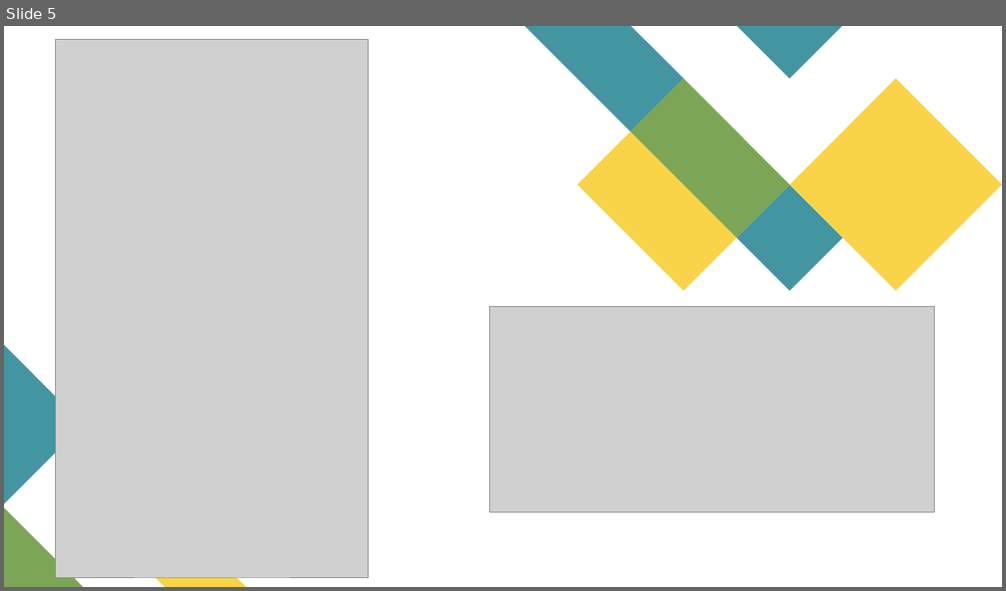
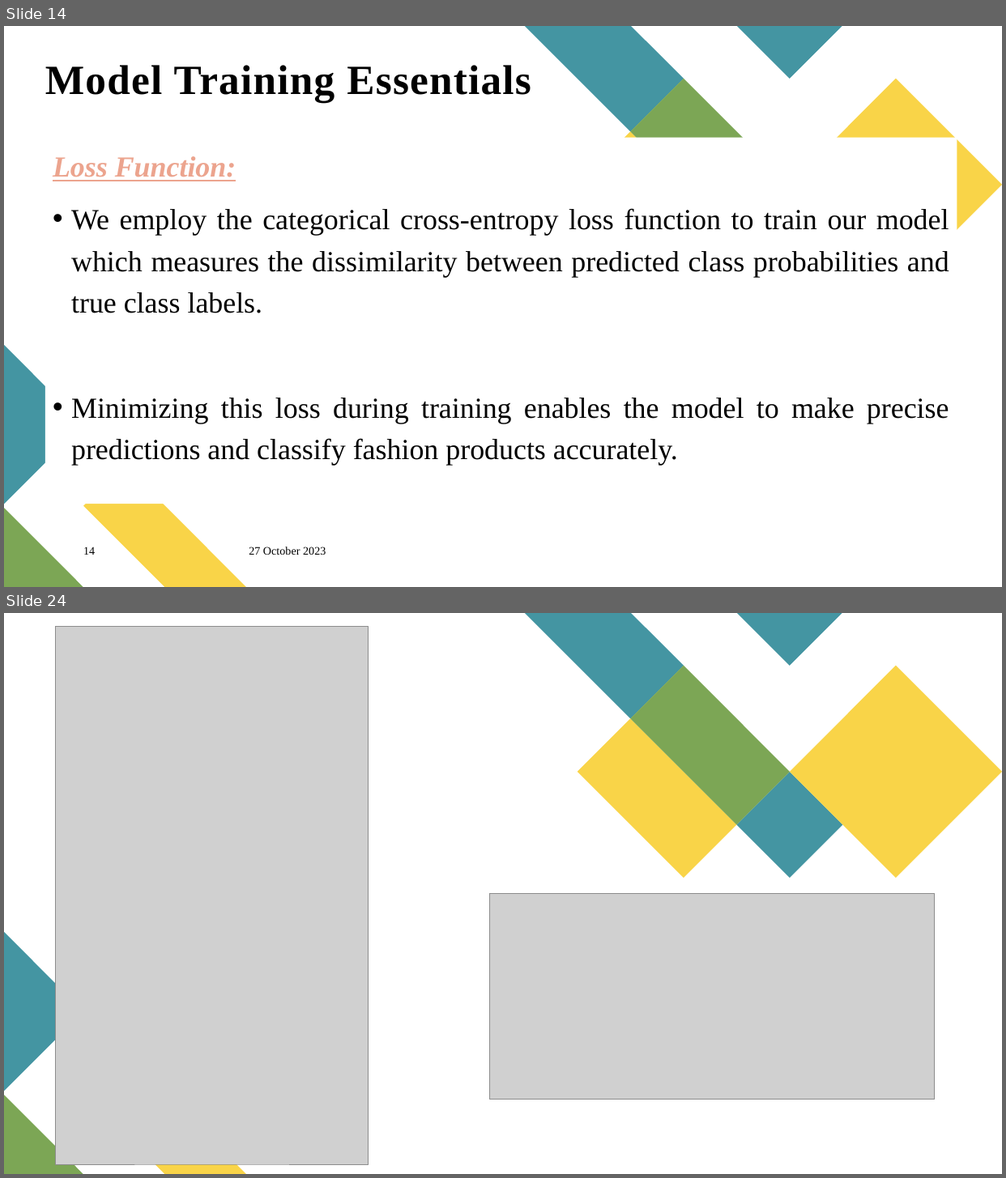
Before and after one commit to preethyannthomas/MiniProject_2024, a slide deck: Documents/Seminar.pptx. Shown one above the other, each under a label of ours: slide 5 before the commit, slides 14 and 24 after it; the slides between them are not shown. The pictures are 1006x591 and 1006x1178 pixels, drawn with LibreOffice and Linux fonts; fonts in the diff are those of the drawing; grey boxes stand for pictures. Boxes give left, top, right and bottom in pixels: in the first picture for what was removed or moved away, otherwise in the second. Text is boxed around its words. In the diff, an @@ line names an element or a change of style, - is before the commit and + after.

```diff
--- a/Documents/Seminar.pptx
+++ b/Documents/Seminar.pptx
@@ slide 14 added at [4, 26, 1002, 587], background #FFFFFF; not listed: 8 template elements that a slide beside it also shows @@
@@ text added at [45, 65, 531, 103], 40 pt, text #000000, bold @@
+Model Training Essentials
@@ text added at [53, 156, 949, 466], 28 pt, text #000000 @@
+Loss Function:
+• We employ the categorical cross-entropy loss function to train our model which measures the dissimilarity between predicted class probabilities and true class labels.
+• Minimizing this loss during training enables the model to make precise predictions and classify fashion products accurately.
@@ page number added at [83, 547, 95, 555], 11 pt, text #000000 @@
+14
@@ text added at [249, 547, 326, 555], 11 pt, text #000000 @@
+27 October 2023
@@ what was slide 5 is now slide 24 @@
```
Also in this commit, not shown: 4 slides changed, 22 other slides added, 8 slides removed, 51 other files.
